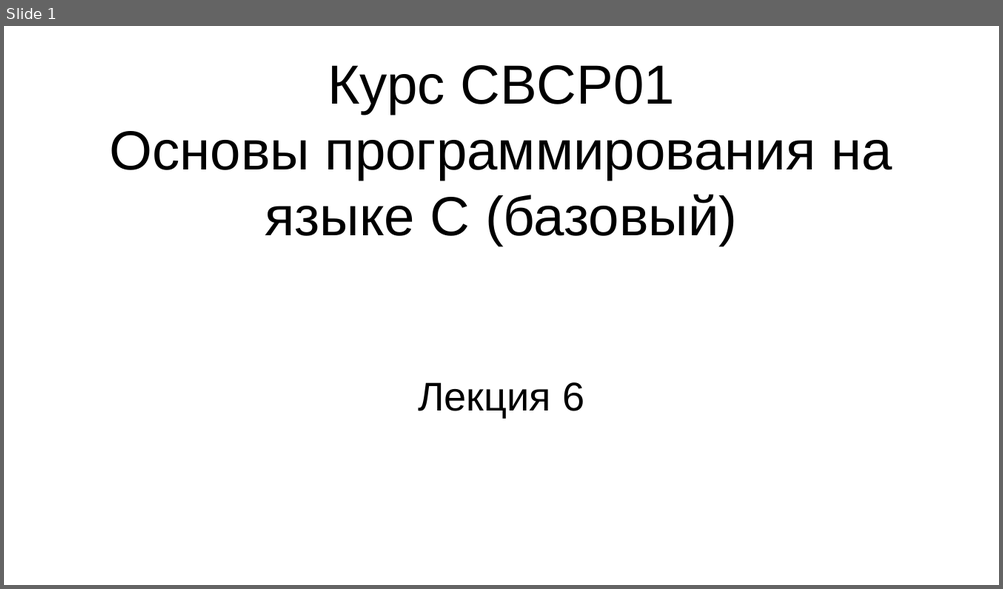
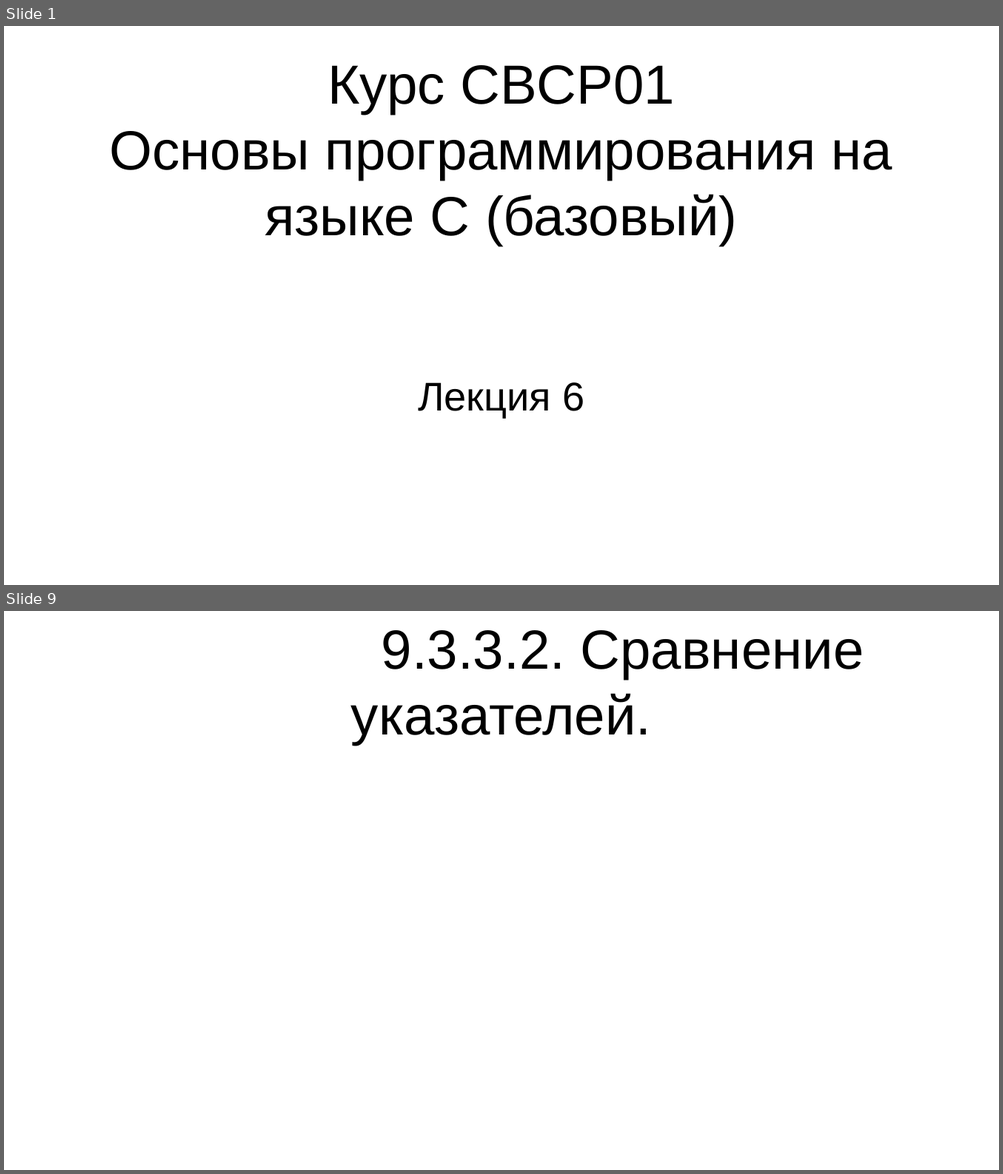
Before and after one commit to steelcraft/stud-lab, a slide deck: Лекции/CBCP01#L6.odp. Shown one above the other, each under a label of ours: slide 1 before the commit, slides 1 and 9 after it; the slides between them are not shown. The pictures are 1003x589 and 1003x1174 pixels, drawn with LibreOffice and Linux fonts; fonts in the diff are those of the drawing. Boxes give left, top, right and bottom in pixels: in the first picture for what was removed or moved away, otherwise in the second. Text is boxed around its words. In the diff, an @@ line names an element or a change of style, - is before the commit and + after.

```diff
--- a/Лекции/CBCP01#L6.odp
+++ b/Лекции/CBCP01#L6.odp
@@ slide 9 added at bbox=[4, 611, 999, 1170], background #FFFFFF @@
@@ title added at bbox=[351, 630, 864, 745], 44 pt, text #000000 @@
+9.3.3.2. Сравнение указателей.
```
Also in this commit, not shown: 12 other slides added.
